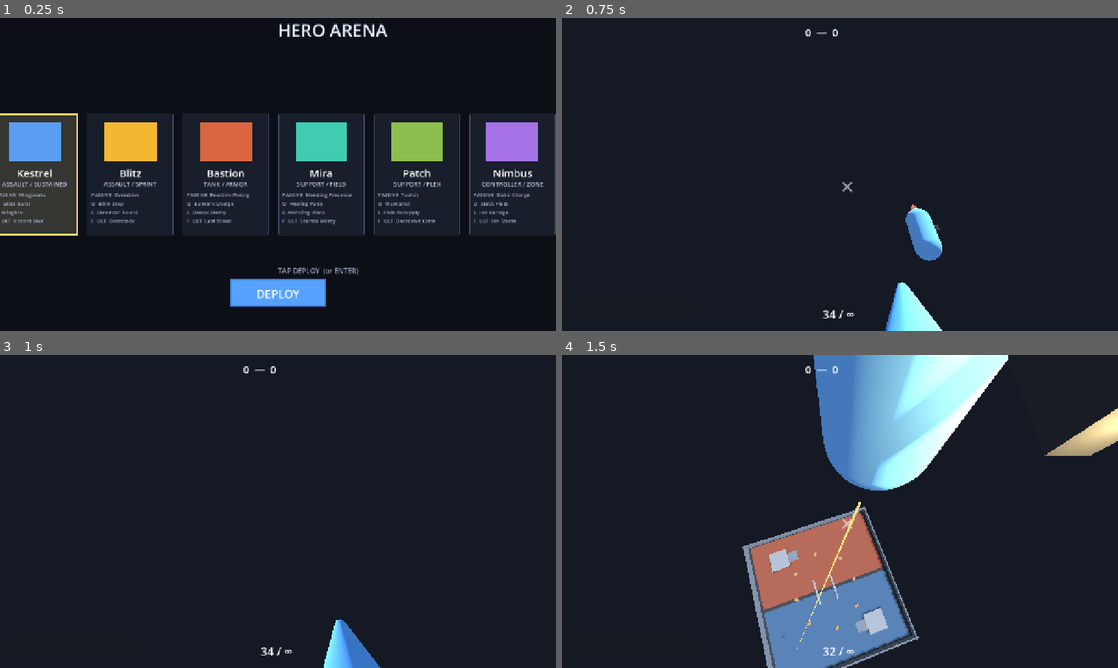
Above: before the commit, frames 1-4 (two rows, left to right).
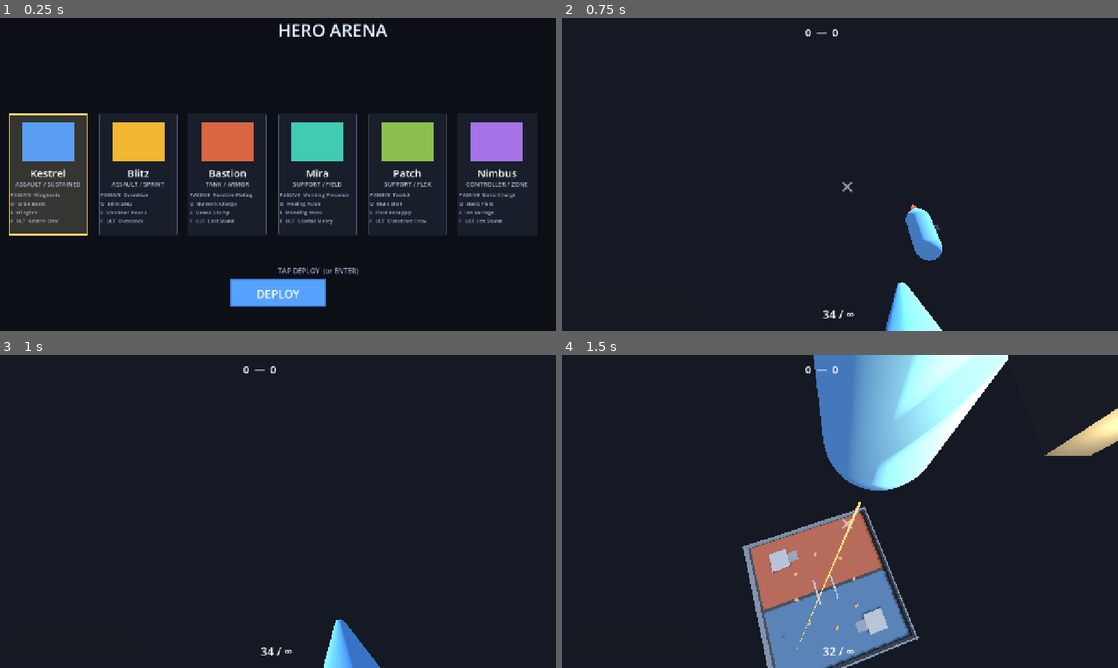
Above: after the commit, the same moments.

Repository: skyvanguard/hero-arena
Game: Godot game, scene res://main.tscn
The game is run twice, just before and just after one commit, with the same random seed, the same clock (stepped at 60 frames per second) and the same inputs.
Inputs (mouse positions are in pixels of both pictures, inside the frame that each line leads up to):
- Up to frame 1 (0.25 s): no input
- Up to frame 2 (0.75 s): tap Enter at 0.5 s; move the mouse to (962, 158) at 0.52 s; hold D (move_right) from 0.53 s (still down); tap Q (ability1) at 0.6 s; click (962, 158) at 0.67 s
- Up to frame 3 (1 s): keep holding D (move_right); tap Space (jump) at 0.77 s
- Up to frame 4 (1.5 s): release D (move_right) at 1.25 s; drag from (728, 527) to (812, 574) at 1.27 s

The runs differ from the first frame. In frame 1, 7.8% of the frame differs, in the area x 0-100%, y 30-70%; in frame 2, nothing differs; in frame 3, nothing differs; in frame 4, nothing differs.

Commit message:
feat: hero select adaptive 6-card layout + docs (roster complete 6/6)
- hero_select: card spacing/labels now scale to roster size (6 cards fit
  the 1280 design width; per-card tap select verified on emulator with
  all 6 heroes, Nimbus select+deploy live, 0 script errors)
- GAME_DESIGN.md: identity sections for Mira/Patch/Nimbus + roster
  status table updated (6/6 built + tested)
- ROADMAP.md: heroes #2-6 checked off; roster tests note 6/6 green +
  CC-lock status (slow-only CC, no locks yet)

Diff:
--- a/game/ui/hero_select.gd
+++ b/game/ui/hero_select.gd
@@ -47,14 +47,16 @@
 	add_child(title)
 
 	# Roster cards (one per registry hero; 6 slots arrive with Phase 3).
-	var total_w := float(HeroRegistry.HEROES.size()) * 220.0
-	var cards_x := vp.x * 0.5 - total_w * 0.5
+	var n := HeroRegistry.HEROES.size()
+	var spacing := minf(220.0, (vp.x - 40.0) / float(n))  # 6-card roster must fit
+	var card_w := spacing - 24.0
+	var cards_x := vp.x * 0.5 - float(n) * spacing * 0.5
 	var i := 0
 	for h in HeroRegistry.HEROES:
 		var hd: HeroData = h
 		var card := Control.new()
-		card.position = Vector2(cards_x + i * 220.0, vp.y * 0.5 - 140.0)
-		card.size = Vector2(200, 280)
+		card.position = Vector2(cards_x + i * spacing, vp.y * 0.5 - 140.0)
+		card.size = Vector2(card_w, 280)
 		card.mouse_filter = Control.MOUSE_FILTER_STOP
 		var data := hd
 		card.draw.connect(func() -> void: _draw_card(card, data))
@@ -67,22 +69,22 @@
 
 		var ic := ColorRect.new()
 		ic.color = hd.color
-		ic.position = Vector2(40, 20)
+		ic.position = Vector2((card_w - 120.0) * 0.5, 20)
 		ic.size = Vector2(120, 90)
 		card.add_child(ic)
 
 		var nm := Label.new()
 		nm.text = hd.display_name
-		nm.position = Vector2(10, 120)
-		nm.size = Vector2(180, 30)
+		nm.position = Vector2(4, 120)
+		nm.size = Vector2(card_w - 8.0, 30)
 		nm.horizontal_alignment = HORIZONTAL_ALIGNMENT_CENTER
 		nm.add_theme_font_size_override("font_size", 24)
 		card.add_child(nm)
 
 		var role := Label.new()
 		role.text = _role_text(hd)
-		role.position = Vector2(10, 152)
-		role.size = Vector2(180, 20)
+		role.position = Vector2(4, 152)
+		role.size = Vector2(card_w - 8.0, 20)
 		role.horizontal_alignment = HORIZONTAL_ALIGNMENT_CENTER
 		role.add_theme_font_size_override("font_size", 14)
 		role.modulate = Color(0.75, 0.8, 0.9)
@@ -90,8 +92,8 @@
 
 		var kit := Label.new()
 		kit.text = _kit_text(hd)
-		kit.position = Vector2(10, 178)
-		kit.size = Vector2(180, 92)
+		kit.position = Vector2(4, 178)
+		kit.size = Vector2(card_w - 8.0, 92)
 		kit.add_theme_font_size_override("font_size", 12)
 		kit.modulate = Color(0.65, 0.7, 0.8)
 		card.add_child(kit)
Not shown, changed: docs/GAME_DESIGN.md
Not shown, changed: docs/ROADMAP.md
